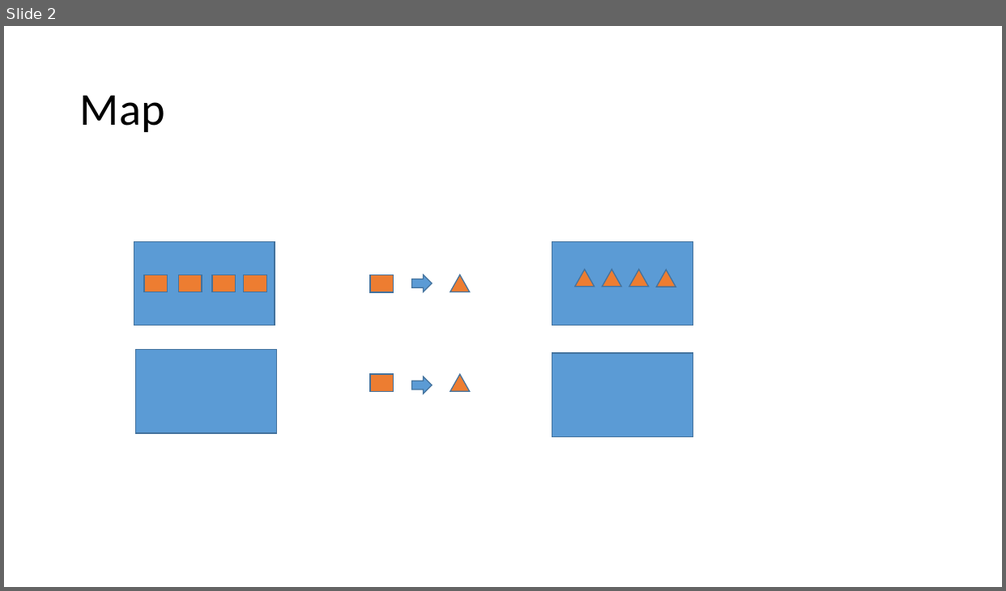
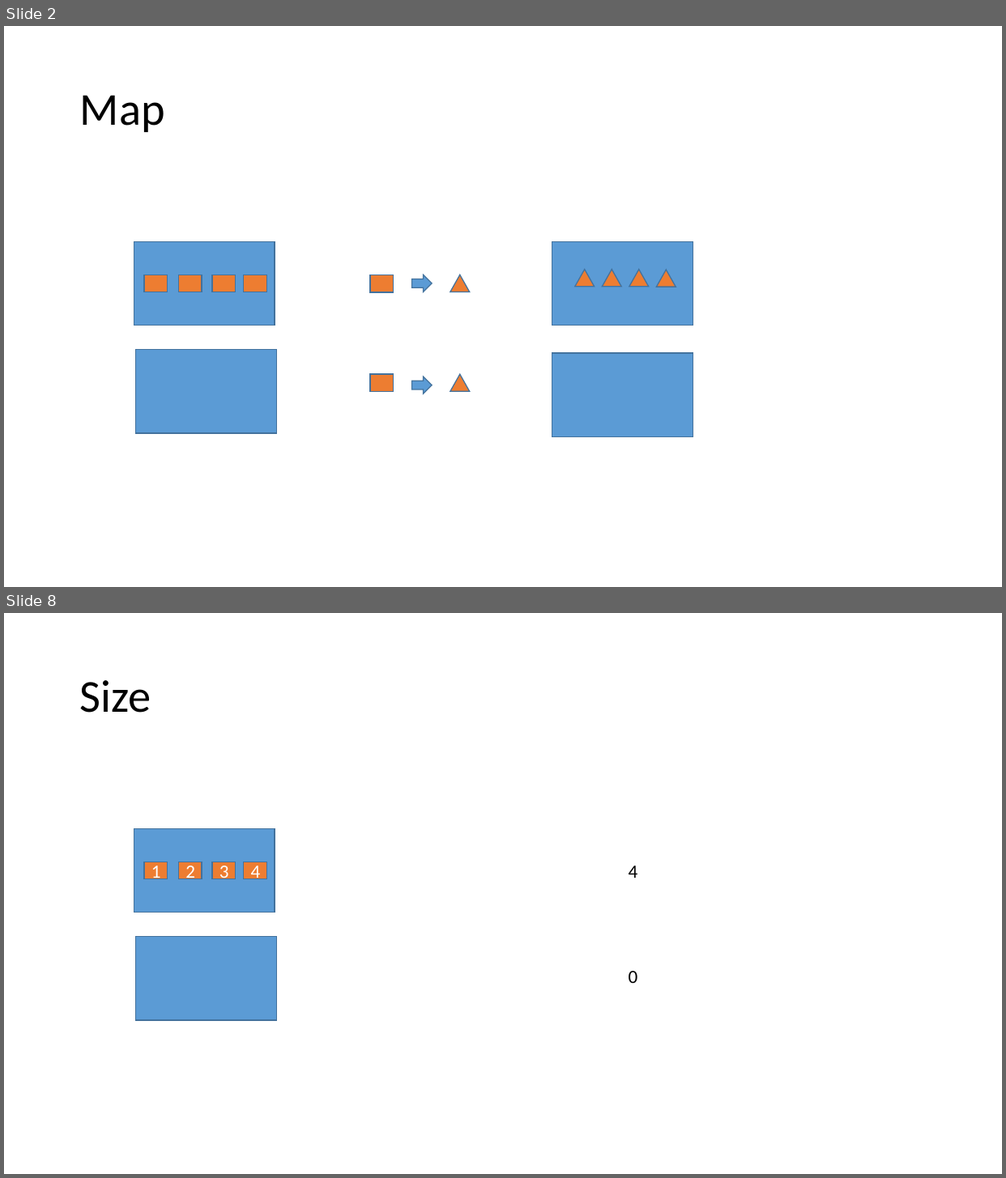
Before and after one commit to morotsman/lecture_functional_programming, a slide deck: lodash/List.pptx. Shown one above the other, each under a label of ours: slide 2 before the commit, slides 2 and 8 after it; the slides between them are not shown. The pictures are 1006x591 and 1006x1178 pixels, drawn with LibreOffice and Linux fonts; fonts in the diff are those of the drawing. Boxes give left, top, right and bottom in pixels: in the first picture for what was removed or moved away, otherwise in the second. Text is boxed around its words. In the diff, an @@ line names an element or a change of style, - is before the commit and + after.

```diff
--- a/lodash/List.pptx
+++ b/lodash/List.pptx
@@ slide 8 added at (4,613,1002,1174), background #FFFFFF @@
@@ title added at (80,680,151,713), 44 pt, text #000000 @@
+Size
@@ rectangle added at (134,828,275,913), fill #5B9BD5, outline #43739E 1 pt @@
@@ rectangle added at (335,832,493,910), fill #FFFFFF @@
@@ rectangle added at (144,862,167,879), fill #ED7D31, outline #43739E 1 pt, 18 pt, text #FFFFFF @@
+1
@@ rectangle added at (178,862,202,879), fill #ED7D31, outline #43739E 1 pt, 18 pt, text #FFFFFF @@
+2
@@ rectangle added at (212,862,236,879), fill #ED7D31, outline #43739E 1 pt, 18 pt, text #FFFFFF @@
+3
@@ rectangle added at (244,862,266,879), fill #ED7D31, outline #43739E 1 pt, 18 pt, text #FFFFFF @@
+4
@@ text added at (629,866,638,878), 18 pt, text #000000 @@
+4
@@ rectangle added at (136,936,276,1020), fill #5B9BD5, outline #43739E 1 pt @@
@@ text added at (629,971,638,983), 18 pt, text #000000 @@
+0
```
Also in this commit, not shown: 1 slide changed, 5 other slides added.
